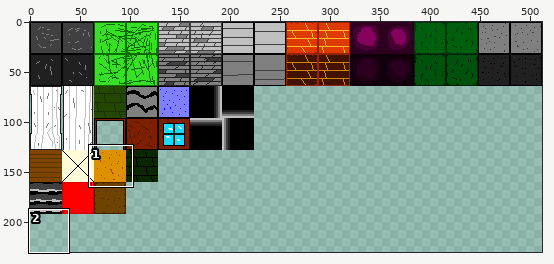
Edited in one commit: sprite sheet (GM Proj/background/images/bg_blocks.png). The first picture is a wide view before the edit; the outline marks the close-up.
Close-up. The starting point:
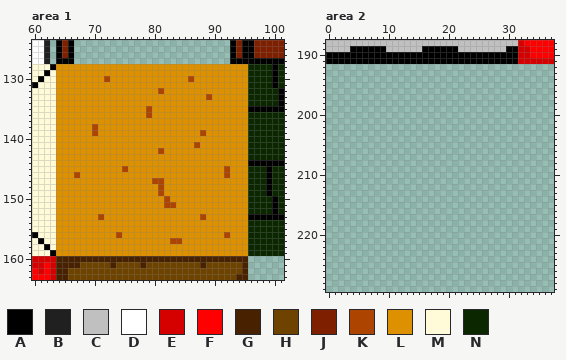
The file is 512x512 pixels. Colours within 5 levels of each other are drawn and written as one. Shown: area 1: x 60..101, y 124..163; area 2: x 0..37, y 188..229. The wide view leaves out empty margins.
Palette (. is transparent): A #000000  B #202020  C #c0c0c0  D #ffffff  E #d50000  F #ff0000  G #472100  H #6e4300  J #7e2000  K #ad4500  L #dd9100  M #fffad8  N #0a2700
Pixels before, area 1, first column x 60:
124 DDB.AJA..........................AJAAJJJJJ
125 DDB.AJA..........................AJAAJJJJJ
126 DDB.AJA..........................AJAAJJJJJ
127 DDB.AAA..........................AAAAAAAAA
128 MMMALLLLLLLLLLLLLLLLLLLLLLLLLLLLLLLLNNNNAN
129 MMAMLLLLLLLLLLLLLLLLLLLLLLLLLLLLLLLLNNNNAN
130 MAMMLLLLLLLLKLLLLLLLLLLLLLKLLLLLLLLLNNNNAN
131 AMMMLLLLLLLLLLLLLLLLLLLLLLLLLLLLLLLLNNNNAN
132 MMMMLLLLLLLLLLLLLLLLLKLLLLLLLLLLLLLLNNNNNA
133 MMMMLLLLLLLLLLLLLLLLLLLLLLLLLKLLLLLLNNNNNA
134 MMMMLLLLLLLLLLLLLLLLLLLLLLLLLLLLLLLLNNNNNA
135 MMMMLLLLLLLLLLLLLLLKLLLLLLLLLLLLLLLLAAAAAA
136 MMMMLLLLLLLLLLLLLLLKLLLLLLLLLLLLLLLLNNNNNN
137 MMMMLLLLLLLLLLLLLLLLLLLLLLLLLLLLLLLLNNNNNN
138 MMMMLLLLLLKLLLLLLLLLLLLLLLLLLLLLLLLLNNNNNN
139 MMMMLLLLLLKLLLLLLLLLLLLLLLLLKLLLLLLLNNNNNN
140 MMMMLLLLLLLLLLLLLLLLLLLLLLLLLLLLLLLLNNNNNN
141 MMMMLLLLLLLLLLLLLLLLLLLLLLLKLLLLLLLLNNNNNN
142 MMMMLLLLLLLLLLLLLLLLLKLLLLLLLLLLLLLLNNNNNN
143 MMMMLLLLLLLLLLLLLLLLLLLLLLLLLLLLLLLLNNNNNN
144 MMMMLLLLLLLLLLLLLLLLLLLLLLLLLLLLLLLLAAAAAA
145 MMMMLLLLLLLLLLLKLLLLLLLLLLLLLLLLKLLLNNNANN
146 MMMMLLLKLLLLLLLLLLLLLLLLLLLLLLLLKLLLNNNANN
147 MMMMLLLLLLLLLLLLLLLLKKLLLLLLLLLLLLLLNNNANN
148 MMMMLLLLLLLLLLLLLLLLLKLLLLLLLLLLLLLLNNNANN
149 MMMMLLLLLLLLLLLLLLLLLKLLLLLLLLLLLLLLNNNANN
150 MMMMLLLLLLLLLLLLLLLLLLKLLLLLLLLLLLLLNNNNAN
151 MMMMLLLLLLLLLLLLLLLLLLKKLLLLLLLLLLLLNNNNAN
152 MMMMLLLLLLLLLLLLLLLLLLLLLLLLLLLLLLLLNNNNAN
153 MMMMLLLLLLLKLLLLLLLLLLLLLLLLKLLLLLLLAAAAAA
154 MMMMLLLLLLLLLLLLLLLLLLLLLLLLLLLLLLLLNNNNNN
155 MMMMLLLLLLLLLLLLLLLLLLLLLLLLLLLLLLLLNNNNNN
156 AMMMLLLLLLLLLLKLLLLLLLLLLLLLLLLLKLLLNNNNNN
157 MAMMLLLLLLLLLLLLLLLLLLLKKLLLLLLLLLLLNNNNNN
158 MMAMLLLLLLLLLLLLLLLLLLLLLLLLLLLLLLLLNNNNNN
159 MMMALLLLLLLLLLLLLLLLLLLLLLLLLLLLLLLLNNNNNN
160 EEEEGGGGGGGGGGGGGGGGGGGGGGGGGGGGGGGG......
161 EEFEGGGGHHHHHGHHHHGHHHHHHHHHGHHHHHHG......
162 FEFEGGHHHHHHHHHHHHHHHHHHHHHHHHHHHHHG......
163 FFFEGGHHHHHHHHHHHHHHHHHHHHHHHHHHHHGG......
Pixels before, area 2, first column x 0:
188 CCCCCCCCCCCCCCCCCCCCCCCCCCCCCCCCEFFFFF
189 CCCCAAAAAACCCCCCAAAAAACCCCCCCCAAEEFFFF
190 AAAAAAAAAAAAAAAAAAAAAAAAAAAAAAAAEEFFFF
191 AAAAAAAAAAAAAAAAAAAAAAAAAAAAAAAAEEEEEE
New version:
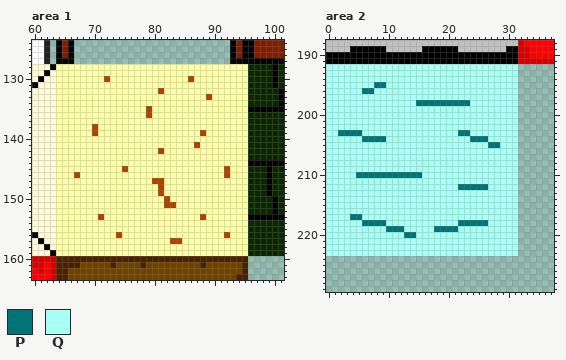
Colours new in this view: P #007476  Q #a8fff3
The commit says: Level 9 -- Completeing level layout
Edits made:
colour L: #dd9100 -> #fdffa8
Changed rows in their new state; - is a pixel that keeps its letter.
Area 2:
first column x 0:
192 QQQQQQQQQQQQQQQQQQQQQQQQQQQQQQQQ
193 QQQQQQQQQQQQQQQQQQQQQQQQQQQQQQQQ
194 QQQQQQQQQQQQQQQQQQQQQQQQQQQQQQQQ
195 QQQQQQQQPPQQQQQQQQQQQQQQQQQQQQQQ
196 QQQQQQPPQQQQQQQQQQQQQQQQQQQQQQQQ
197 QQQQQQQQQQQQQQQQQQQQQQQQQQQQQQQQ
198 QQQQQQQQQQQQQQQPPPPPPPPPQQQQQQQQ
199 QQQQQQQQQQQQQQQQQQQQQQQQQQQQQQQQ
200 QQQQQQQQQQQQQQQQQQQQQQQQQQQQQQQQ
201 QQQQQQQQQQQQQQQQQQQQQQQQQQQQQQQQ
202 QQQQQQQQQQQQQQQQQQQQQQQQQQQQQQQQ
203 QQPPPPQQQQQQQQQQQQQQQQPPQQQQQQQQ
204 QQQQQQPPPPQQQQQQQQQQQQQQPPPQQQQQ
205 QQQQQQQQQQQQQQQQQQQQQQQQQQQPPQQQ
206 QQQQQQQQQQQQQQQQQQQQQQQQQQQQQQQQ
207 QQQQQQQQQQQQQQQQQQQQQQQQQQQQQQQQ
208 QQQQQQQQQQQQQQQQQQQQQQQQQQQQQQQQ
209 QQQQQQQQQQQQQQQQQQQQQQQQQQQQQQQQ
210 QQQQQPPPPPPPPPPPQQQQQQQQQQQQQQQQ
211 QQQQQQQQQQQQQQQQQQQQQQQQQQQQQQQQ
212 QQQQQQQQQQQQQQQQQQQQQQPPPPPQQQQQ
213 QQQQQQQQQQQQQQQQQQQQQQQQQQQQQQQQ
214 QQQQQQQQQQQQQQQQQQQQQQQQQQQQQQQQ
215 QQQQQQQQQQQQQQQQQQQQQQQQQQQQQQQQ
216 QQQQQQQQQQQQQQQQQQQQQQQQQQQQQQQQ
217 QQQQPPQQQQQQQQQQQQQQQQQQQQQQQQQQ
218 QQQQQQPPPPQQQQQQQQQQQQPPPPPQQQQQ
219 QQQQQQQQQQPPPQQQQQPPPPQQQQQQQQQQ
220 QQQQQQQQQQQQQPPQQQQQQQQQQQQQQQQQ
221 QQQQQQQQQQQQQQQQQQQQQQQQQQQQQQQQ
222 QQQQQQQQQQQQQQQQQQQQQQQQQQQQQQQQ
223 QQQQQQQQQQQQQQQQQQQQQQQQQQQQQQQQ
Boxes around the changes in both close-ups, in picture pixels (x1, y1, x2, y2):
changed: (56, 64, 248, 256)
added: (326, 64, 518, 256)
